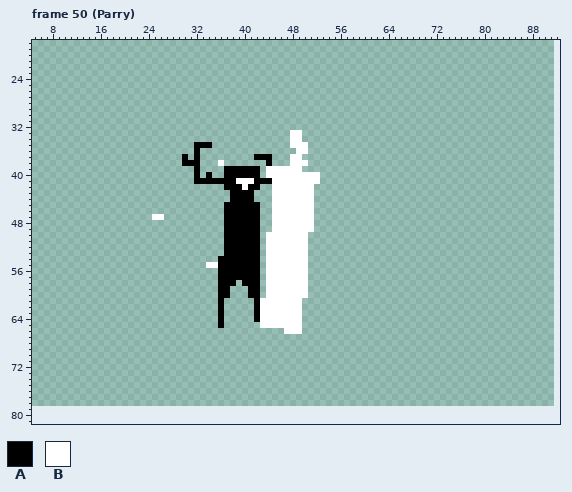
Pixel-art file, stored at Projects/Dice RPG/Dice RPG/Assets/Sprites/Classes/Warrior/Warrior.aseprite. Above: the version before the commit.
89x76 pixels, 102 frames. Colours within 5 levels of each other are drawn and written as one. Shown: frame 50 (Parry): x 5..92, y 18..81. The old version is drawn lined up with the new one, on the new canvas. The commit also changed other frames, which this record leaves out.
Palette (. is transparent): A #000000  B #ffffff
Pixels before, frame 50 (Parry) (only the part around the change), first column x 40:
18 ................................................
19 ................................................
20 ................................................
21 ................................................
22 ................................................
23 ................................................
24 ................................................
25 ................................................
26 ................................................
27 ................................................
28 ................................................
29 ................................................
30 ................................................
31 ................................................
32 ................................................
33 ........BB......................................
34 ........BB......................................
35 ........BBB.....................................
36 .........BB.....................................
37 ..AAA...BB......................................
38 ....A...BBB.....................................
39 AAA.BBBBBB......................................
40 AAA.BBBBBBBBB...................................
41 BBAAABBBBBBBB...................................
42 BAA..BBBBBBB....................................
43 AA...BBBBBBB....................................
44 AA...BBBBBBB....................................
45 AAA..BBBBBBB....................................
46 AAA..BBBBBBB....................................
47 AAA..BBBBBBB....................................
48 AAA..BBBBBBB....................................
49 AAA..BBBBBBB....................................
50 AAA.BBBBBBB.....................................
51 AAA.BBBBBBB.....................................
52 AAA.BBBBBBB.....................................
53 AAA.BBBBBBB.....................................
54 AAA.BBBBBBB.....................................
55 AAA.BBBBBBB.....................................
56 AAA.BBBBBBB.....................................
57 AAA.BBBBBBB.....................................
58 AAA.BBBBBBB.....................................
59 .AA.BBBBBBB.....................................
60 .AA.BBBBBBB.....................................
61 ..ABBBBBBB......................................
62 ..ABBBBBBB......................................
63 ..ABBBBBBB......................................
64 ..ABBBBBBB......................................
65 ...BBBBBBB......................................
66 .......BBB......................................
67 ................................................
68 ................................................
69 ................................................
70 ................................................
71 ................................................
72 ................................................
73 ................................................
74 ................................................
75 ................................................
76 ................................................
77 ................................................
78 ................................................
79 ................................................
80 ................................................
81 ................................................
Once edited:
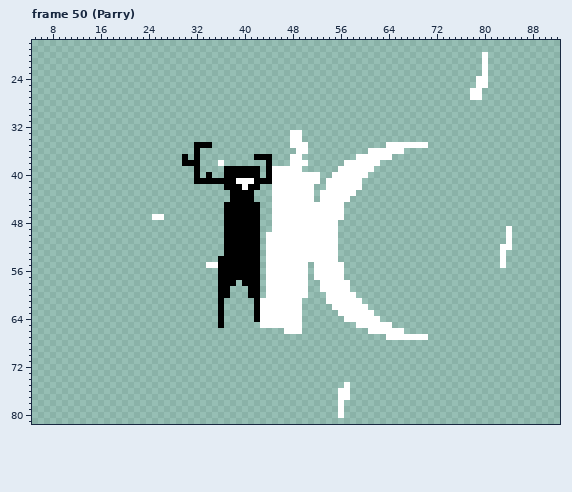
Diff:
canvas 89x76 -> 95x82, the old top-left corner now at 3,3
Changed rows in their new state; - is an unchanged pixel.
Frame 50 (Parry):
first column x 78:
20 --B
21 --B
22 --B
23 --B
24 -BB
25 -BB
26 BB-
27 BB-
first column x 44:
35 --------------------BBBBBBB--------------
36 -----------------BBBBBB------------------
37 ---------------BBBBBB--------------------
38 -------------BBBBBB----------------------
39 A-----------BBBBBB-----------------------
40 A----------BBBBBB------------------------
41 ----------BBBBBB-------------------------
42 ----------BBBBBB-------------------------
43 ---------BBBBBB--------------------------
44 ---------BBBBB---------------------------
45 --------BBBBB----------------------------
46 --------BBBBB----------------------------
47 --------BBBBB----------------------------
48 --------BBBB-----------------------------
49 --------BBBB----------------------------B
50 -------BBBBB----------------------------B
51 -------BBBBB----------------------------B
52 -------BBBBB---------------------------BB
53 -------BBBBB---------------------------B-
54 -------BBBBB---------------------------B-
55 --------BBBBB--------------------------B-
56 --------BBBBB----------------------------
57 --------BBBBB----------------------------
58 ---------BBBBB---------------------------
59 ---------BBBBB---------------------------
60 ----------BBBBB--------------------------
61 ----------BBBBBB-------------------------
62 -----------BBBBBB------------------------
63 ------------BBBBBB-----------------------
64 -------------BBBBBB----------------------
65 ---------------BBBBBB--------------------
66 -----------------BBBBBB------------------
67 --------------------BBBBBBB--------------
first column x 56:
75 -B
76 BB
77 BB
78 B-
79 B-
80 B-
Boxes around the changes in both pictures, in picture pixels (x1, y1, x2, y2):
added: (470, 52, 488, 100)
added: (308, 142, 428, 340)
changed: (266, 166, 272, 178)
added: (500, 226, 512, 268)
added: (338, 382, 350, 418)
